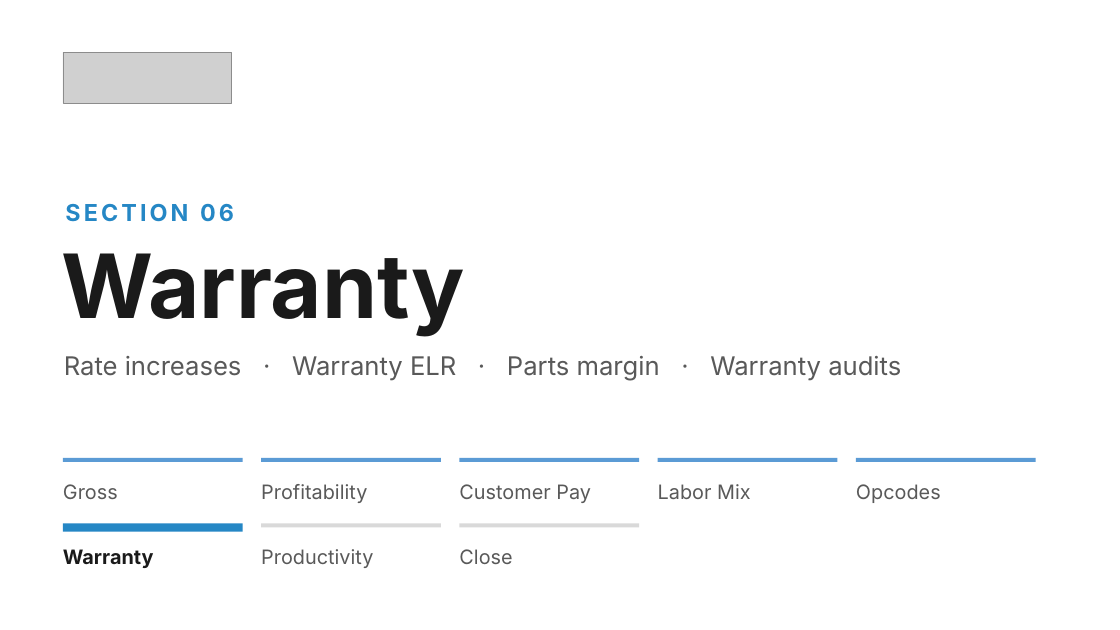
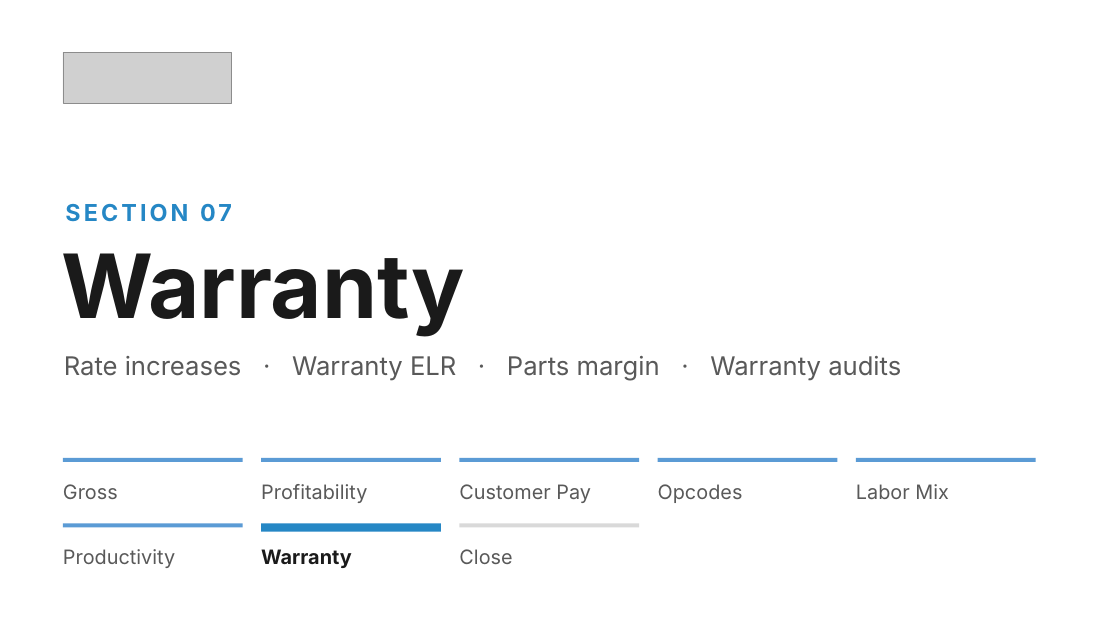
Before and after one commit to Ndresner/Noah, a slide deck: slide 9 of day2-deck/decks/Day 2 Opening - Day 1 Style.pptx (slide 8 before the commit). Drawn at 1120x630 pixels with LibreOffice and Linux fonts; fonts in the diff are those of the drawing; grey boxes stand for pictures. Boxes give left, top, right and bottom in pixels: in the first picture for what was removed or moved away, otherwise in the second. Text is boxed around its words. In the diff, an @@ line names an element or a change of style, - is before the commit and + after.

```diff
--- a/day2-deck/decks/Day 2 Opening - Day 1 Style.pptx
+++ b/day2-deck/decks/Day 2 Opening - Day 1 Style.pptx
@@ text at <box>65,204,232,222</box>: text changed @@
-SECTION 06
+SECTION 07
@@ text at <box>658,484,743,503</box>: text changed @@
-Labor Mix
+Opcodes
@@ text at <box>856,484,949,499</box>: text changed @@
-Opcodes
+Labor Mix
@@ rectangle: place and size @@
-rectangle at <box>63,523,243,532</box>
+rectangle at <box>63,523,243,528</box>
@@ rectangle at <box>63,523,243,528</box>: fill #2587C5 to #5B9BD5 @@
@@ rectangle: place and size @@
-rectangle at <box>261,523,441,528</box>
+rectangle at <box>261,523,441,532</box>
@@ rectangle at <box>261,523,441,532</box>: fill #D9D9D9 to #2587C5 @@
@@ text at <box>63,549,175,568</box>: text changed; text colour #1A1A1A to #595959; bold off @@
-Warranty
+Productivity
@@ text at <box>261,549,352,568</box>: text changed; text colour #595959 to #1A1A1A; bold on @@
-Productivity
+Warranty
```
Also in this commit, not shown: 8 other slides changed, 4 other files.
